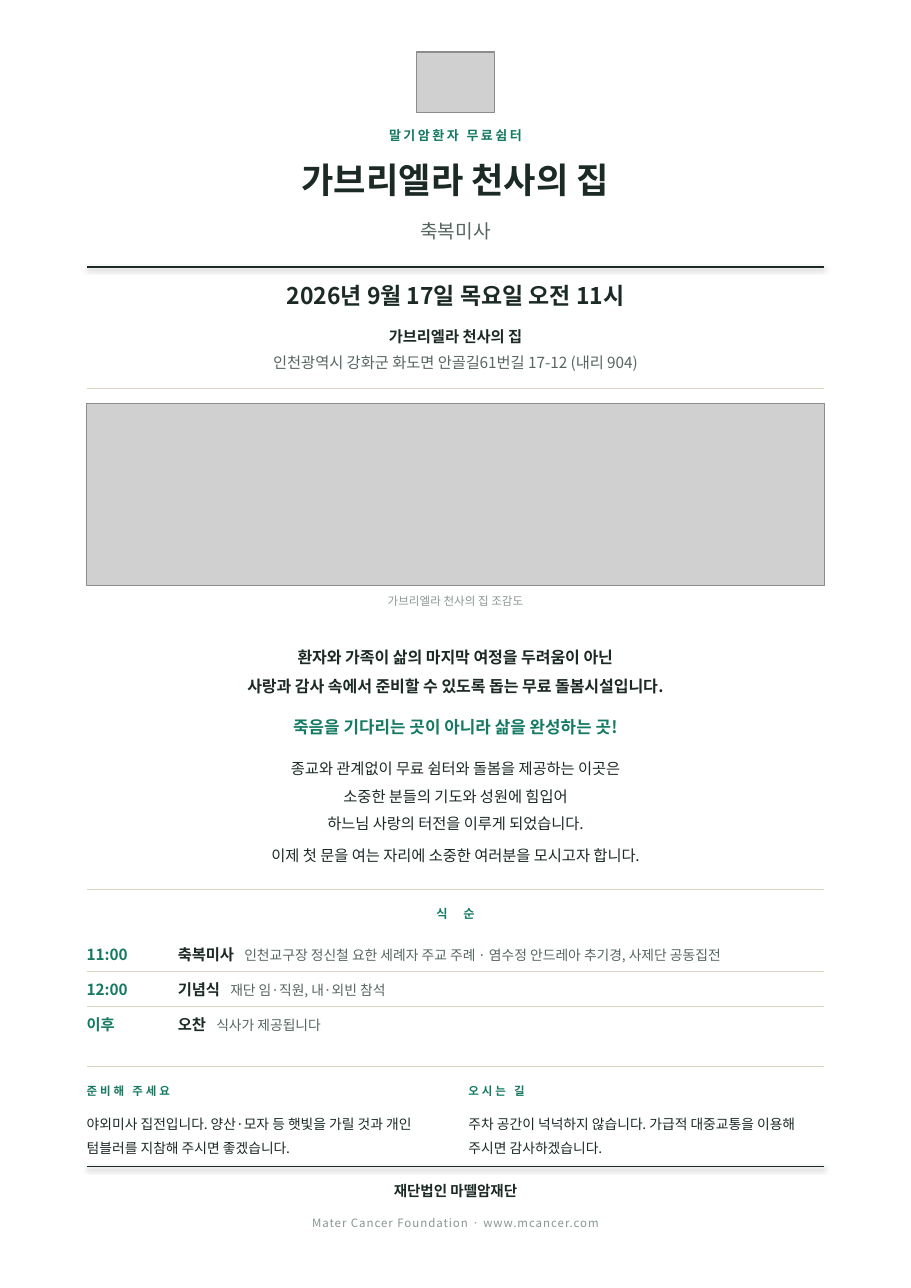
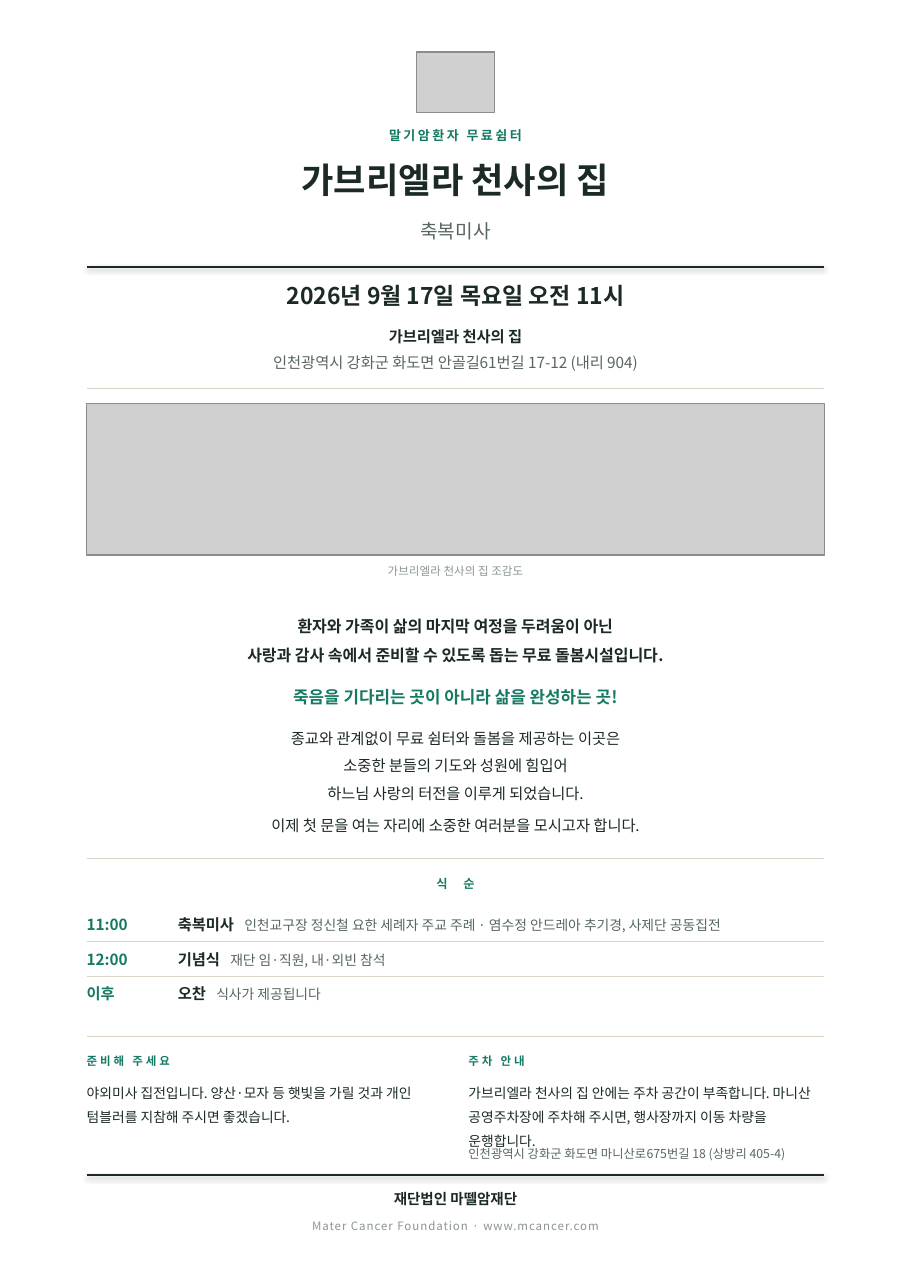
Before and after one commit to mcancermaria-hue/gabriella-invitation, a slide deck: slide 1 of print/가브리엘라_축복미사_초대장_A4.pptx. Drawn at 911x1288 pixels with LibreOffice and Linux fonts; fonts in the diff are those of the drawing; grey boxes stand for pictures. Boxes give left, top, right and bottom in pixels: in the first picture for what was removed or moved away, otherwise in the second. Text is boxed around its words. In the diff, an @@ line names an element or a change of style, - is before the commit and + after.

Commit message:
주차 안내 변경 — 마니산 공영주차장 + 이동 차량
- 대중교통 권장 → 마니산 공영주차장 주차 후 행사장 이동 차량 운행
- 주차장 주소 추가: 강화군 화도면 마니산로675번길 18 (상방리 405-4) — 강화군 공식자료 확인
- 온라인: 주차 안내 블록 + 카카오맵 링크
- 오프라인 PDF/PPTX: 하단 안내 2단 중 우측을 주차 안내로 교체
- 지면 재조정 (조감도 42→35mm), PDF 넘침 0.1mm·PPTX 겹침 0건 확인

```diff
--- a/print/가브리엘라_축복미사_초대장_A4.pptx
+++ b/print/가브리엘라_축복미사_초대장_A4.pptx
@@ picture: place and size @@
-picture at <box>87,403,824,585</box>
+picture at <box>87,403,824,555</box>
@@ 14 texts, 4 lines: place and size @@
-14 texts, 4 lines at <box>87,595,824,1154</box>
+14 texts, 4 lines at <box>87,565,824,1123</box>
@@ text at <box>468,1055,525,1066</box>: text changed @@
-오시는 길
+주차 안내
@@ text at <box>468,1086,811,1151</box>: text changed @@
-주차 공간이 넉넉하지 않습니다. 가급적 대중교통을 이용해 주시면 감사하겠습니다.
+가브리엘라 천사의 집 안에는 주차 공간이 부족합니다. 마니산 공영주차장에 주차해 주시면, 행사장까지 이동 차량을 운행합니다.
@@ text added at <box>468,1145,786,1160</box>, 8 pt, text #57665F @@
+인천광역시 강화군 화도면 마니산로675번길 18 (상방리 405-4)
@@ text "재단법인 마뗄암재단": place and size @@
-text "재단법인 마뗄암재단" at <box>394,1184,517,1198</box>
+text "재단법인 마뗄암재단" at <box>394,1192,517,1206</box>
@@ line moved from (87, 1167) - (824, 1167) to (87, 1175) - (824, 1175) @@
```
Also in this commit, not shown: 6 other files.
